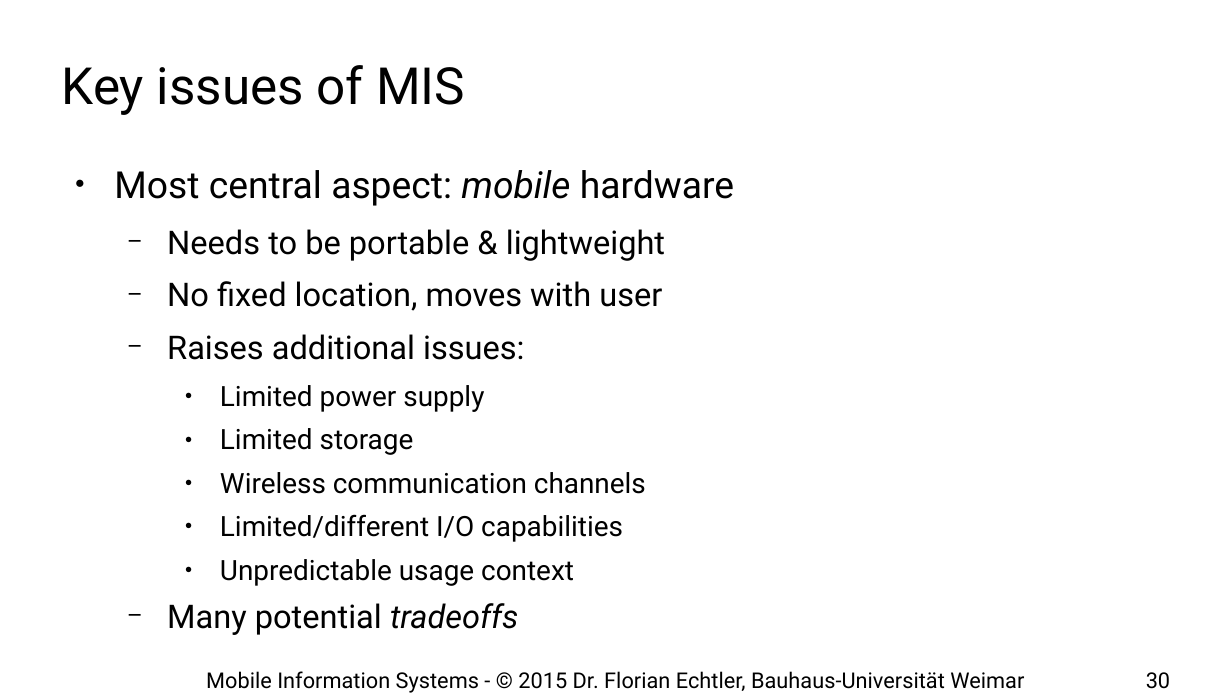
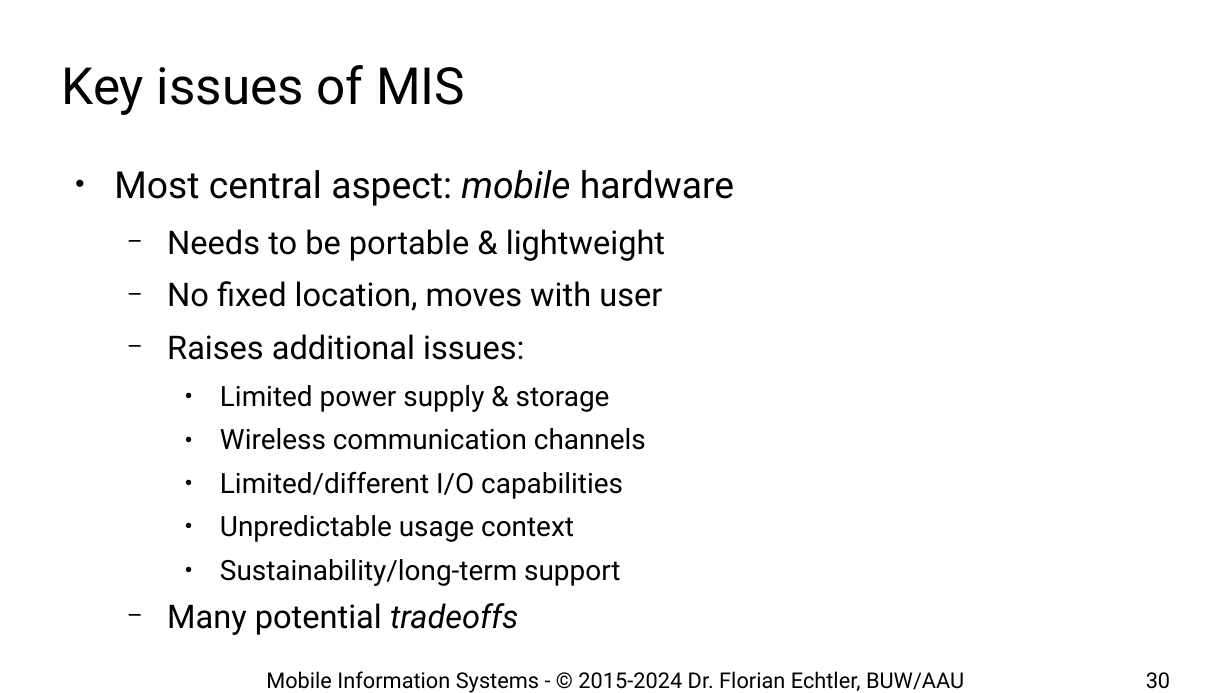
Before and after one commit to floe/mobile-information-systems, a slide deck: slide 30 of 01-introduction-basics.odp. Drawn at 1232x693 pixels with LibreOffice and Linux fonts; fonts in the diff are those of the drawing; background and template pictures are left out. Boxes give left, top, right and bottom in pixels: in the first picture for what was removed or moved away, otherwise in the second. Text is boxed around its words. In the diff, an @@ line names an element or a change of style, - is before the commit and + after.

```diff
--- a/01-introduction-basics.odp
+++ b/01-introduction-basics.odp
@@ text at bbox=[220, 385, 610, 412]: text changed @@
-    ● Limited power supply
-    ● Limited storage
+    ● Limited power supply & storage
@@ text at bbox=[220, 559, 620, 586]: paragraph added @@
+    ● Sustainability/long-term support
@@ text at bbox=[266, 671, 964, 693]: text changed @@
-Mobile Information Systems - © 2015 Dr. Florian Echtler, Bauhaus-Universität Weimar
+Mobile Information Systems - © 2015-2024 Dr. Florian Echtler, BUW/AAU
```
Also in this commit, not shown: 35 other slides changed, 1 slide added, 1 other file.
